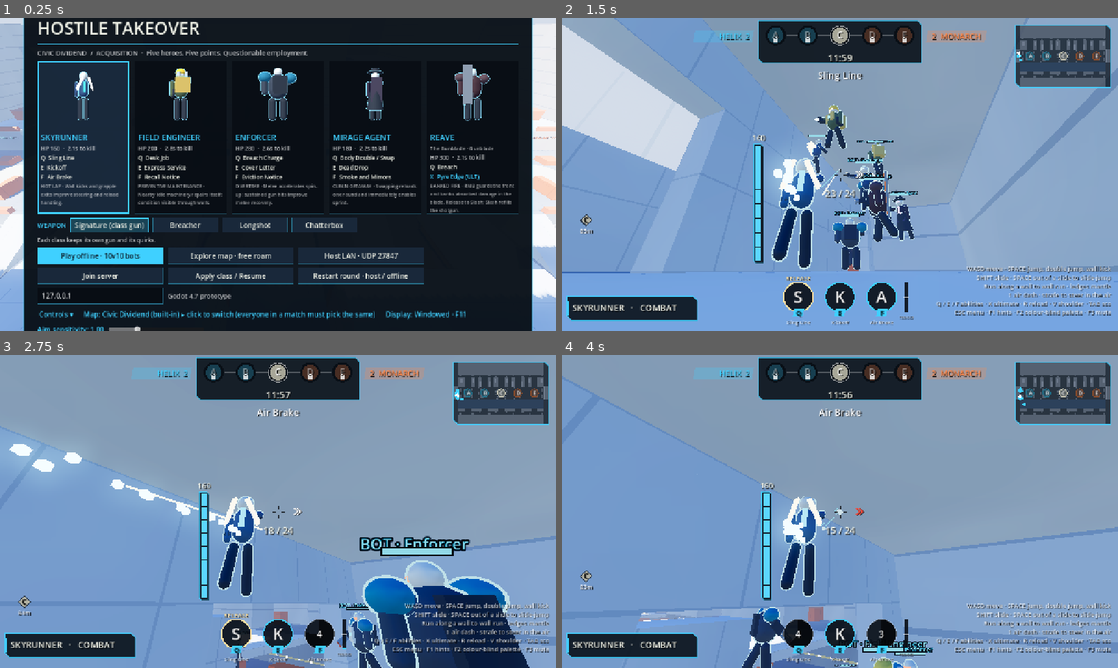
Above: before the commit, frames 1-4 (two rows, left to right).
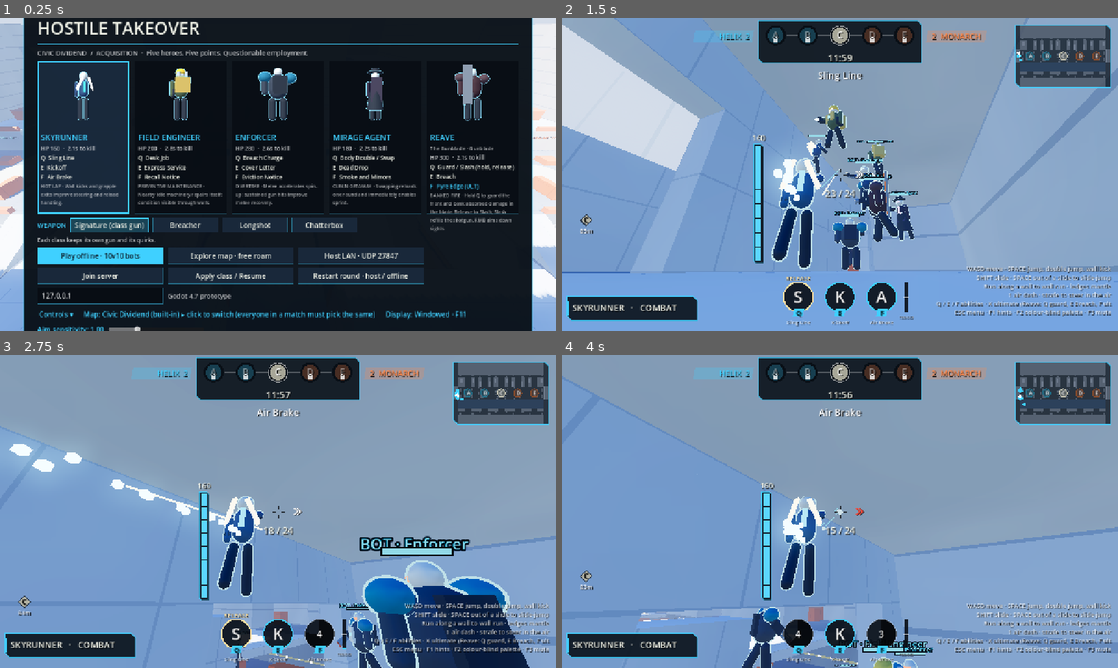
Above: after the commit, the same moments.

Repository: slimefromdq/hostile-takeover
Game: Godot game, scene res://scenes/main.tscn
Same seed, same stepped clock (60 frames per second), same inputs: the game is played once before the commit and once after it.
Inputs (mouse positions are in pixels of both pictures, inside the frame that each line leads up to):
- Up to frame 1 (0.25 s): no input
- Up to frame 2 (1.5 s): click "Play offline · 10v10 bots" at 0.5 s; tap Enter at 1.25 s; move the mouse to (867, 174) at 1.27 s; hold W (forward) from 1.28 s (still down); hold Q (ability1) from 1.28 s (still down); click (867, 174) at 1.42 s
- Up to frame 3 (2.75 s): keep holding W (forward); tap Space (jump) at 1.52, 1.82, 2.27, 2.57 s; tap F (ability3) at 1.55, 2.1 s; move the mouse to (250, 511) at 2.02 s; release Q (ability1) at 2.03 s; click (250, 511) at 2.17 s; right-click (250, 511) at 2.3 s
- Up to frame 4 (4 s): keep holding W (forward); move the mouse to (851, 505) at 2.77 s; hold Right mouse button (alt) 2.78-3.53 s; click (851, 505) at 2.92 s; tap 1 (dash) at 3.05, 3.6 s; move the mouse to (834, 517) at 3.52 s; tap Space (jump) at 3.77 s; click (834, 517) at 3.8 s

The runs differ from the first frame. In frame 1, 1.0% of the frame differs, in the area x 77-93%, y 46-69%; in frame 2, 0.2%; in frame 3, 0.2%; in frame 4, 0.2%.

Commit message:
Rebind Reave: RMB aims down sights, Q guard/slash, E Breach, F ultimate
ADS body alpha lowered to 0.12 so the character is clearly see-through.

Co-Authored-By: Claude Sonnet 5.5 <noreply@anthropic.com>
Claude-Session: https://claude.ai/code/session_01JAi4BNRaZ56dm5FgBhNZQJ

Diff:
--- a/resources/reave.tres
+++ b/resources/reave.tres
@@ -20,5 +20,5 @@
 falloff_min = 0.5
 abilities = PackedStringArray("Breach")
 cooldowns = PackedFloat32Array(8)
-passive = "BANKED FIRE · RMB guards the front and banks absorbed damage in the blade. Release to Slash; Slash refills the shotgun."
+passive = "BANKED FIRE · Hold Q to guard the front and bank absorbed damage in the blade. Release to Slash; Slash refills the shotgun. RMB aims down sights."
 quips = PackedStringArray("Hold the line.", "You knocked. I answered.", "Cinders don't argue.")
--- a/scripts/fighter.gd
+++ b/scripts/fighter.gd
@@ -79,6 +79,7 @@
 const GUARD_REGEN := 20.0
 const GUARD_REGEN_DELAY := 1.0
 const GUARD_BREAK_STUN := 1.2
+const GUARD_BIT := 32  # held bit: ability1 (Q), which is Reave's guard
 const GUARD_TURN_RATE := 1.8  # rad/s while guarding (about 100 degrees per second)
 const CHARGE_MAX := 100.0
 const BURN_DPS := 5.0
@@ -198,7 +199,7 @@
 # narrows, and your own body fades so it stops covering the crosshair. Alt fire itself is unchanged.
 const ADS_FOV := 55.0
 const ADS_ARM_LENGTH := 2.0
-const ADS_ALPHA := 0.25
+const ADS_ALPHA := 0.12
 const ADS_BLEND_RATE := 10.0
 const HIP_FOV := 80.0
 const HIP_ARM_LENGTH := 3.6
@@ -319,8 +320,15 @@
 static func body_radius(id: int) -> float:
 	return 0.52 if id == 2 else (0.46 if id == REAVE_ID else 0.38)
 
+# Key labels for the HUD and menu. Reave's Q is the held guard/slash, so her Breach sits on E and her ultimate on F.
+func ability_keys() -> Array:
+	return ["E"] if class_id == REAVE_ID else ["Q", "E", "F"]
+
+func ultimate_key() -> String:
+	return "F" if class_id == REAVE_ID else "X"
+
 func is_guarding() -> bool:
-	return class_id == REAVE_ID and hp > 0 and stun <= 0.0 and guard_stamina > 0.0 and held & 2 != 0
+	return class_id == REAVE_ID and hp > 0 and stun <= 0.0 and guard_stamina > 0.0 and held & GUARD_BIT != 0
 
 # Does the guard stop a hit that struck from `origin`? Only the front arc, and not steep shots from above or below.
 func guard_blocks(origin: Vector3) -> bool:
--- a/scripts/game.gd
+++ b/scripts/game.gd
@@ -361,6 +361,13 @@
 	for pair in [["jump", 1], ["dash", 2], ["reload", 4], ["ability1", 8], ["ability2", 16], ["ability3", 32], ["ultimate", 64]]:
 		if event.is_action_pressed(pair[0]) and not event.is_echo():
 			input_edges |= pair[1]
+	if p.class_id == Fighter.REAVE_ID:
+		# Reave: Q is the held guard (a button, not an edge), E is Breach, F is the ultimate.
+		input_edges &= ~(8 | 32)
+		if event.is_action_pressed("ability3") and not event.is_echo():
+			input_edges |= 64
+		if event.is_action_pressed("ultimate"):
+			input_edges &= ~64
 	if event.is_action_pressed("shoulder"):
 		p.shoulder *= -1
 
@@ -375,7 +382,7 @@
 		var motion := Input.get_vector("left", "right", "forward", "back") if not menu.visible else Vector2.ZERO
 		var buttons := 0
 		if not menu.visible:
-			buttons = (1 if Input.is_action_pressed("fire") else 0) | …(155 unchanged characters)…  Input.is_action_pressed("jump") else 0)
+			buttons = (1 if Input.is_action_pressed("fire") else 0) | …(155 unchanged characters)…  Input.is_action_pressed("jump") else 0) | (Fighter.GUARD_BIT if Input.is_action_pressed("ability1") else 0)
 		p.movement = motion
 		p.held = buttons
 		limit_guard_turn(p, dt)
@@ -624,9 +631,13 @@
 		p.reload_timer -= dt
 		if p.reload_timer <= 0:
 			p.ammo = w.magazine
-	for i in range(3):
-		if p.edges & (8 << i):
-			activate(p, i)
+	if p.class_id == Fighter.REAVE_ID:
+		if p.edges & 16:
+			activate(p, 0)  # Breach lives on E; Q is the held guard
+	else:
+		for i in range(3):
+			if p.edges & (8 << i):
+				activate(p, i)
 	if p.edges & 64:
 		activate_ultimate(p)
 	if p.class_id == 2:
@@ -663,7 +674,7 @@
 			p.conceal = 0
 			p.idle_weapon = 0
 			fire_ray(p, w.damage, false)
-	elif p.held & 1 and not p.held & 2 and p.shot_timer <= 0.00001 and p.reload_timer <= 0 and (p.class_id != 2 or p.weapon_id != 0 or p.spin >= 0.99):
+	elif p.held & 1 and not (p.held & 2 and p.class_id != Fighter.REAVE_ID) and not p.is_guarding() and p.shot_timer <= 0.00001 and p.reload_timer <= 0 and (p.class_id != 2 or p.weapon_id != 0 or p.spin >= 0.99):
 		if p.ammo <= 0:
 			p.reload_timer = w.reload_time * (0.8 if p.hot_lap > 0 else 1.0)
 		else:
@@ -1042,12 +1053,12 @@
 			break_guard(p)
 	else:
 		p.guard_regen_wait = maxf(0.0, p.guard_regen_wait - dt)
-		if p.guard_regen_wait <= 0.0 and not p.held & 2:
+		if p.guard_regen_wait <= 0.0 and not p.held & Fighter.GUARD_BIT:
 			p.guard_stamina = minf(Fighter.GUARD_STAMINA_MAX, p.guard_stamina + Fighter.GUARD_REGEN * dt)
-	var released: bool = (p.prev_held & 2) != 0 and (p.held & 2) == 0
+	var released: bool = (p.prev_held & Fighter.GUARD_BIT) != 0 and (p.held & Fighter.GUARD_BIT) == 0
 	if released and p.stun <= 0.0 and p.alt_timer <= 0.0 and p.hp > 0:
 		reave_slash(p, p.guard_hold >= REAVE_CASH_IN_HOLD and p.blade_charge > 0.0)
-	if not p.held & 2:
+	if not p.held & Fighter.GUARD_BIT:
 		p.guard_hold = 0.0
 	p.prev_held = p.held
 
@@ -1384,12 +1395,12 @@
 			# Guard while under fire at range (feeding the blade), then let go to Slash once an enemy is close.
 			var gap := target_diff.length()
 			if gap > 4.5 and not p.damagers.is_empty() and p.guard_stamina > 25.0 and p.stun <= 0.0:
-				p.held = 2
+				p.held = Fighter.GUARD_BIT
 			if gap < 4.5 and rng.randf() < dt * 1.5:
-				p.edges |= 8
+				p.edges |= 16
 			if p.meter >= Tension.ULTIMATE_COST and gap > 6.0 and gap < 26.0 and rng.randf() < dt * 0.6:
 				p.edges |= 64
-		if rng.randf() < dt * 0.25:
+		if p.class_id != Fighter.REAVE_ID and rng.randf() < dt * 0.25:
 			p.edges |= 16
 	if aim.length() > 0.01:
 		p.yaw = lerp_angle(p.yaw, atan2(-aim.x, -aim.z), minf(1, dt * 9))
--- a/scripts/hud.gd
+++ b/scripts/hud.gd
@@ -333,7 +333,7 @@
 	var cy := size.y - 78.0
 	var slug := CharacterRig.slug(p.class_id)
 	var team_color := Visuals.team_color(p.team)
-	var keys := ["Q", "E", "F"]
+	var keys: Array = p.ability_keys()
 	# Heroes differ in ability count: draw one slot per ability, plus the ultimate when the hero has one.
 	var slot_count: int = mini(p.spec.abilities.size(), keys.size()) + (1 if p.spec.ultimate != "" else 0)
 	for i in range(slot_count):
@@ -374,7 +374,7 @@
 		if state != "":
 			text(c + Vector2(-34, -38), state, 14, Color("ffe2a3"), HORIZONTAL_ALIGNMENT_CENTER, 68.0)
 		UiStyle.draw_tag(self, Rect2(c + Vector2(-14, 26), Vector2(28, 20)), UiStyle.ACCENT)
-		text(c + Vector2(-14, 42), "X" if is_ult else keys[i], 15, UiStyle.SLOT, HORIZONTAL_ALIGNMENT_CENTER, 28.0)
+		text(c + Vector2(-14, 42), p.ultimate_key() if is_ult else keys[i], 15, UiStyle.SLOT, HORIZONTAL_ALIGNMENT_CENTER, 28.0)
 		text(c + Vector2(-48, 62), label_name, 12, Color(1, 1, 1, 0.8), HORIZONTAL_ALIGNMENT_CENTER, 96.0)
 	_draw_tension(Vector2(cx + (slot_count / 2.0) * 96.0 + 4.0, cy), p)
 	if quip_timer > 0.0:
@@ -432,7 +432,7 @@
 func _draw_help() -> void:
 	if not help_shown():
 		return
-	var lines := ["WASD move · SPACE jump, double jump, wall ki …(142 unchanged characters)… air", "Q / E / F abilities · X ultimate · R reload · V shoulder · TAB scores", "ESC menu · F1 hints · F2 colour-blind palette · F3 mute"]
+	var lines := ["WASD move · SPACE jump, double jump, wall ki …(142 unchanged characters)… air", "Q / E / F abilities · X ultimate (Reave: Q guard, E Breach, F ultimate) · R reload · V shoulder · TAB scores", "ESC menu · F1 hints · F2 colour-blind palette · F3 mute"]
 	for i in range(lines.size()):
 		text(Vector2(size.x - 420.0, size.y - 138.0 + i * 20.0), lines[i], 14, Color(1, 1, 1, 0.75), HORIZONTAL_ALIGNMENT_RIGHT, 404.0)
 
--- a/scripts/menu.gd
+++ b/scripts/menu.gd
@@ -130,7 +130,7 @@
 		sens_label.text = "Aim sensitivity: %.2f" % v)
 	sens_row.add_child(sens_slider)
 	column.add_child(sens_row)
-	controls_panel = _label("WASD move / aim with mouse · LMB primary · RMB alternate · SPACE jump, again in the air to double jump or at a wall to kick, walk into a ledge to mantle (S or SHIFT drops from a hang)\n1 air dash (independent of the double jump; sprint is automatic) · strafe to steer in the air · SHIFT slide, SPACE out of it to slide-jump · run along a wall to wall run · Q / E / F abilities · X ultimate · R reload · V shoulder · TAB scoreboar …(155 unchanged characters)…
+	controls_panel = _label("WASD move / aim with mouse · LMB primary · RMB alternate / aim down sights · SPACE jump, again in the air to double jump or at a wall to kick, walk into a ledge to mantle (S or SHIFT drops from a hang)\n1 air dash (independent of the double jump; sprint is automatic) · strafe to steer in the air · SHIFT slide, SPACE out of it to slide-jump · run along a wall to wall run · Q / E / F abilities · X ultimate (Reave: Q guard/slash, E Breach, F ultimate) · R reload · V shoulder · TAB scoreboar …(155 unchanged characters)…
 	controls_panel.visible = false
 	column.add_child(controls_panel)
 	toggle.pressed.connect(func():
@@ -216,11 +216,14 @@
 	if spec.hero_name != "":
 		box.add_child(_label("%s · %s" % [spec.epithet, spec.title] if spec.epithet != "" else spec.title, 12, Color(1, 1, 1, 0.7)))
 	box.add_child(_label("HP %d  ·  %.1fs to kill" % [int(spec.health), spec.body_ttk()], 13, Color(1, 1, 1, 0.8)))
-	var keys := ["Q", "E", "F"]
+	var reave: bool = index == Fighter.REAVE_ID
+	var keys := ["E"] if reave else ["Q", "E", "F"]
+	if reave:
+		box.add_child(_label("Q  Guard / Slash (hold, release)", 13))
 	for i in range(mini(spec.abilities.size(), keys.size())):
 		box.add_child(_label("%s  %s" % [keys[i], spec.abilities[i]], 13))
 	if spec.ultimate != "":
-		box.add_child(_label("X  %s (ULT)" % spec.ultimate, 13, UiStyle.ACCENT))
+		box.add_child(_label(("F" if reave else "X") + "  %s (ULT)" % spec.ultimate, 13, UiStyle.ACCENT))
 	var passive := _label(spec.passive, 11, Color(1, 1, 1, 0.65))
 	passive.autowrap_mode = TextServer.AUTOWRAP_WORD_SMART
 	passive.custom_minimum_size.x = 190
--- a/tests/run_tests.gd
+++ b/tests/run_tests.gd
@@ -374,7 +374,7 @@
 	await process_frame
 	await process_frame
 	# Guard: front hits become Charge and stamina cost; from behind or above they go through.
-	p.held = 2
+	p.held = Fighter.GUARD_BIT
 	p.meter = 0
 	check(p.is_guarding(), "holding secondary guards")
 	var landed: bool = game.damage_fighter(p, 40.0, foe.fighter_id)
@@ -403,8 +403,8 @@
 	p.stun = 0
 	p.guard_stamina = Fighter.GUARD_STAMINA_MAX
 	# Guard drains stamina while held and regenerates after a delay when released.
-	p.held = 2
-	p.prev_held = 2
+	p.held = Fighter.GUARD_BIT
+	p.prev_held = Fighter.GUARD_BIT
 	p.hp = 300
 	game.reave_tick(p, 1.0)
 	check(is_equal_approx(p.guard_stamina, Fighter.GUARD_STAMINA_MAX - Fighter.GUARD_DRAIN) and p.guarding, "holding guard drains stamina")
@@ -415,7 +415,7 @@
 	game.reave_tick(p, 0.6)
 	check(p.guard_stamina > drained and not p.guarding, "stamina regenerates once the guard is down")
 	# Turn rate is capped while guarding.
-	p.held = 2
+	p.held = Fighter.GUARD_BIT
 	p.yaw = 1.0
 	game.guard_yaw = 0.0
 	game.limit_guard_turn(p, 1.0 / 60.0)
@@ -452,8 +452,8 @@
 	await physics_frame
 	await process_frame
 	p.alt_timer = 0
-	p.held = 2
-	p.prev_held = 2
+	p.held = Fighter.GUARD_BIT
+	p.prev_held = Fighter.GUARD_BIT
 	p.guard_hold = 0.5
 	p.blade_charge = 40.0
 	p.held = 0
@@ -465,7 +465,7 @@
 	foe.hp = 300
 	foe.global_position = O + Vector3(-7, 0, -21)
 	foe.yaw = PI / 2
-	foe.held = 2
+	foe.held = Fighter.GUARD_BIT
 	foe.guard_stamina = Fighter.GUARD_STAMINA_MAX
 	await physics_frame
 	await process_frame
@@ -523,7 +523,7 @@
 	foe.change_class(4)
 	foe.global_position = O + Vector3(0, 0, -21)
 	foe.yaw = PI / 2
-	foe.held = 2
+	foe.held = Fighter.GUARD_BIT
 	foe.guard_stamina = Fighter.GUARD_STAMINA_MAX
 	p.meter = 80.0
 	game.activate_ultimate(p)
Not shown, changed: README.md
Not shown, changed: docs/HEROES.md
